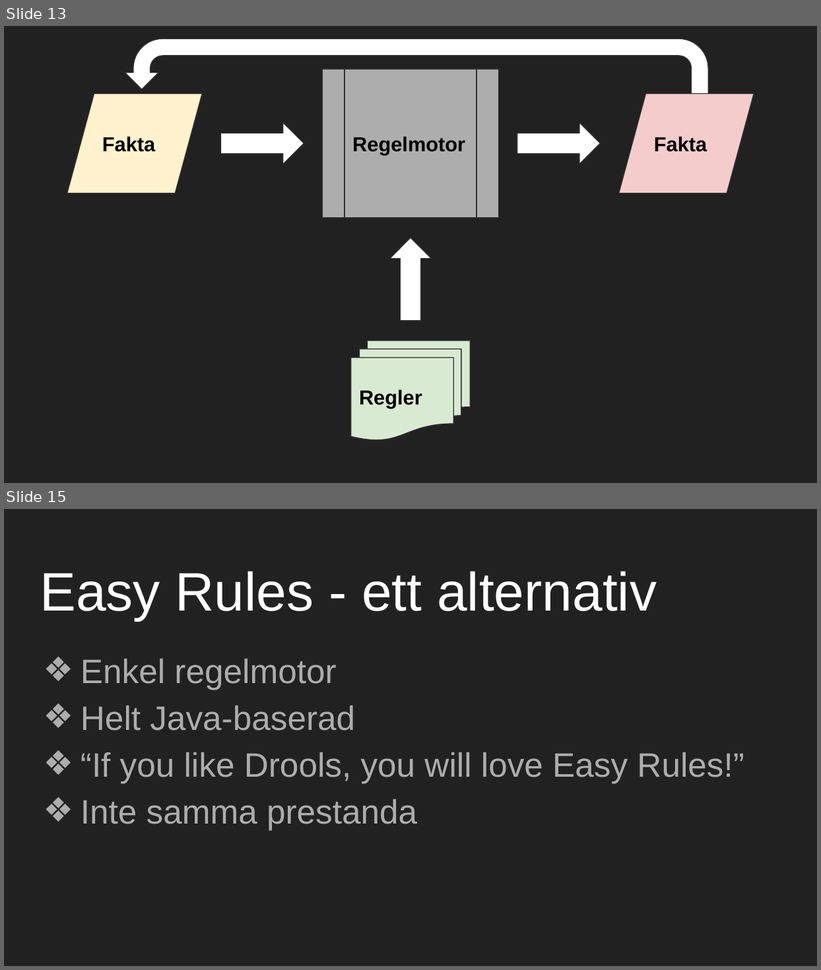
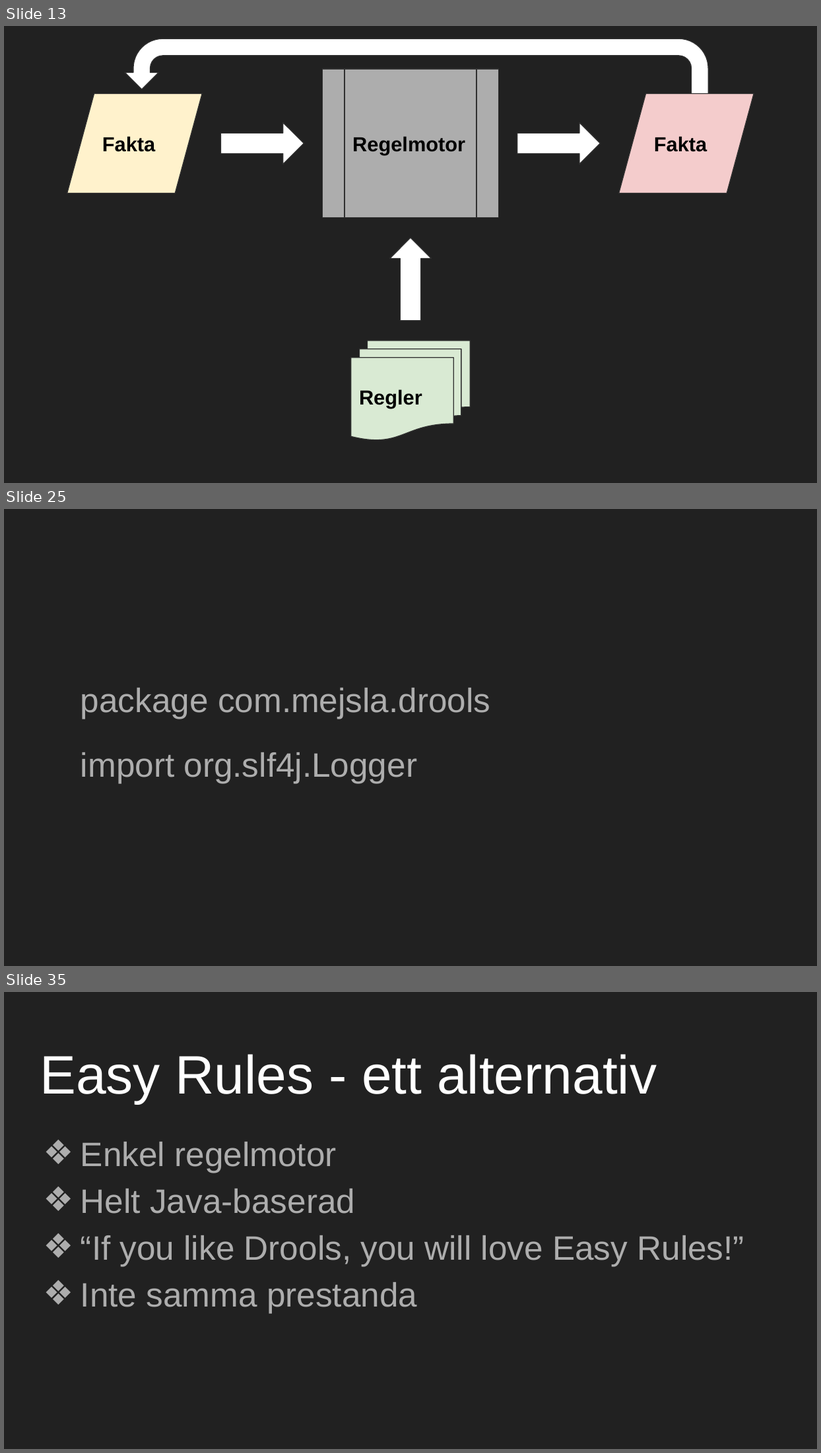
Before and after one commit to mejsla/stepup-drools-2019, a slide deck: docs/Regelmotorer.pptx. Shown one above the other, each under a label of ours: slides 13 and 15 before the commit, slides 13, 25 and 35 after it; the slides between them are not shown. The pictures are 821x970 and 821x1453 pixels, drawn with LibreOffice and Linux fonts; fonts in the diff are those of the drawing. Boxes give left, top, right and bottom in pixels: in the first picture for what was removed or moved away, otherwise in the second. Text is boxed around its words. In the diff, an @@ line names an element or a change of style, - is before the commit and + after.

```diff
--- a/docs/Regelmotorer.pptx
+++ b/docs/Regelmotorer.pptx
@@ slide 25 added at <box>4,509,817,966</box>, background #212121 @@
@@ text added at <box>81,688,490,784</box>, 30 pt, text #ADADAD @@
+package com.mejsla.drools
+import org.slf4j.Logger
@@ what was slide 15 is now slide 35 @@
```
Also in this commit, not shown: 3 slides changed, 20 other slides added, 1 slide removed.
